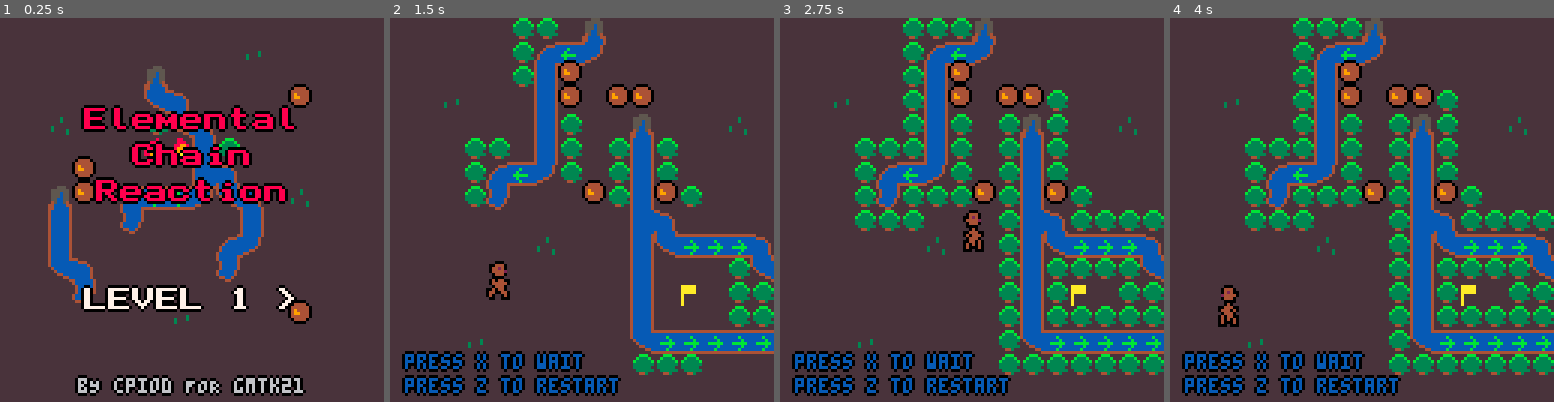
Above: before the commit, frames 1-4 (left to right).
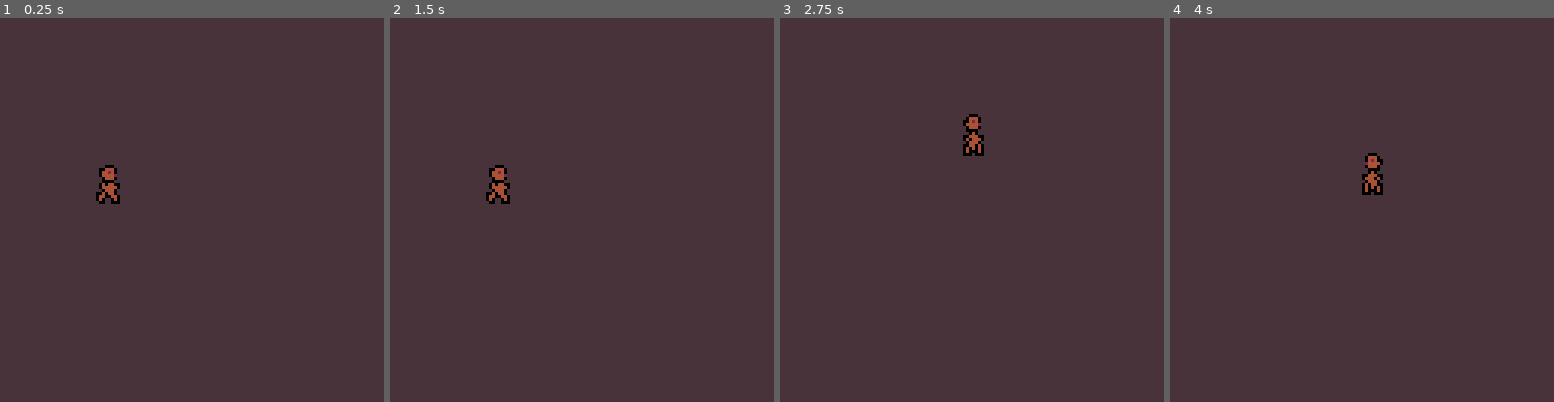
Above: after the commit, the same moments.

Repository: cpiod/elementally
Game: PICO-8 cartridge gmtk21.p8
The game is run twice, just before and just after one commit, with the same random seed, the same clock (stepped at 60 frames per second) and the same inputs.
Inputs:
- Up to frame 1 (0.25 s): no input
- Up to frame 2 (1.5 s): tap X (X key) at 0.33, 1.07 s; tap O (Z key) at 0.7 s
- Up to frame 3 (2.75 s): hold Right 1.6-2.1 s; tap O (Z key) at 1.7, 2.1, 2.5 s; tap X (X key) at 1.85 s; hold Up 2.15-2.42 s; hold Right from 2.47 s (still down)
- Up to frame 4 (4 s): tap O (Z key) at 2.9, 3.3, 3.7 s; tap X (X key) at 2.97 s; release Right at 3.03 s; hold Left 3.08-3.58 s; hold Down 3.63-3.97 s

The runs differ from the first frame. In frame 1, 18% of the frame differs, in the area x 12-82%, y 8-99%; in frame 2, 24%; in frame 3, 32%, in the area x 3-100%, y 0-99%; in frame 4, 32%.

Commit message:
Bugfix

Diff:
--- a/gmtk21.p8
+++ b/gmtk21.p8
@@ -11,6 +11,7 @@
 -- 4: won
 -- 10: menu (splash)
 -- 11: selection menu
+-- 12: title screen for cover
 function _init()
  -- font 7x7 by zep
  poke(0x5600,unpack(split"8,8,10,0,0,0,0,0,0,0,0,0,0,0,0,0,0,0,0,0,0,0,0,0,0,0,0,0,0,0,0,0,0,0,0,0,0,0,0,0,0,0,0,0,0,0, …(3145 unchanged characters)…
@@ -22,12 +23,12 @@
  pal(14,128+12,1)
  pal(1,128+1,1)
  pal(12,128+12,1)
- max_reach_level=4
+ max_reach_level=4 -- todo!!
  max_level=4
  go_to_menu()
--- level=3
--- load_puzzle(select_level)
--- state=0
+ level=5
+ load_puzzle(select_level)
+ state=0
 end
 
 function go_to_menu()
@@ -196,6 +197,7 @@
    if mget(p.x/8,p.y/8)==178 then
     state=4
     t0=t()
+    return
    end
   end
   local ok=true
@@ -293,7 +295,7 @@
  	if(state==2 and p.x==p.ox and p.y==p.oy) state=3
  end
 		if level==0 then
-	 print2("press x to wait",5,112,12)
+	 print2("press c to wait",5,112,12)
 	 print2("press z to restart",5,120,12)
 	end
 end
@@ -318,24 +320,27 @@
 end
 
 function draw_menu()
- print_center("eLEMENTAL",30,8,true)
- print_center("cHAIN",42,8,true)
- print_center("rEACTION",54,8,true)
- print_center("bY cpiod FOR gmtk21",120,6)
-
- if state==10 then
-  if(t()%1>.2) print2("press z to start",90,7)
- elseif state==11 then
-  local s="level "..(select_level+1)
+
+
+-- if state==10 then
+--  if(t()%1>.2) print2("press z to start",90,7)
+-- else
+ if state==11 then
+  print_center("eLEMENTALLY",30,8,true)
+  print_center("bY cpiod FOR gmtk21",121,6)
+
+  local s="lEVEL "..(select_level+1)
   if select_level!=0 then
    s="< "..s
   end
   if select_level!=max_level then
    s=s.." >"
   end
-
   c=select_level>max_reach_level and 5 or 7
   print_center(s,90,c,true)
+  print_center("press z to start",113,7)
+ elseif state==12 then
+  print_center("eLEMENTALLY",60,8,true)
  end
 end
 
@@ -615,10 +750,10 @@
 0000000000000400000014000000d200000000060000040006b200000303060400d2000074440000000000000000001000000000244400000000000400000000000000000000d20006b2000003640004000000000000000000000000000000000000000000000000000000000000000000000000000000000000000000000000
 0000000000000403000004000000000000000006000004000600000000000664000000000424440000000000000300140000000000744400000000249494440000000000000000000603000003030004000000000000000000000000000000000000000000000000000000000000000000000000000000000000000000000000
 0000000354843400000304030000000006060606000074440606060606000600001000000400040000d20000005484340000000000047494a40000000000249406060606060606060614060600000004000000000000000000000000000000000000000000000000000000000000000000000000000000000000000000000000
-0000000064000000100004100000000000000000000004244400000000c20600000000000400040000000000006400000000005484342494944400000000000003000000000000000064000000001024000000000000000000000000000000000000000000000000000000000000000000000000000000000000000000000000
+0000000064000000100004100000000000000000000004244400000000c20600000000000400040000000000006400000000005484342494944400000000000003000000000000000064000000001024000000000800000000000000000000000000000000000000000000000000000000000000000000000000000000000000
 0000000000000000000074440000000000000000080004002444000000000600000000543400244400000000000000000010543400000010002444000000000014030800000000000000000000000010000000000000000000000000000000000000000000000000000000000000000000000000000000000000000000000000
 000000000000d2000000042494949444000000c20000040000249494440006060000543400000024944400000000000000000400000000000000744400000000244403000000000014000000c2000000000000000000000000000000000000000000000000000000000000000000000000000000000000000000000000000000
-0000000000000000000004000000002400000000000074440000000004000000005434000000000000040000000000000000040010000800105404640000000000244403000000002494944400000000000000000000000000000000000000000000000000000000000000000000000000000000000000000000000000000000
+0000000000000000000004000000002400000000000074440000030004000000005434000000000000040000000000000000040010000800105404640000000000244403000000002494944400000000000000000000000000000000000000000000000000000000000000000000000000000000000000000000000000000000
 000000000800000000000400b200000300000000000004244400000004000000543400000000000000040000000000000000244400000000107434000000000000002444000300548484843400000000000000000000000000000000000000000000000000000000000000000000000000000000000000000000000000000000
 0000000000000000000004000000000000000000000004000400d2000400000034000000c200000000040000000000d20000000400000000030400000000000000000004000003249494440000000000000000000000000000000000000000000000000000000000000000000000000000000000000000000000000000000000
 000000c20000000000002494949494940000000000543400040000000400100000000000000000000004000000000000000000244400000000749444000000000000002444000301100064000000d200000000000000000000000000000000000000000000000000000000000000000000000000000000000000000000000000
Not shown, changed: 148 lines of the sprite sheet (__gfx__) section of gmtk21.p8
Not shown, changed: the thumbnail (__label__) section of gmtk21.p8
